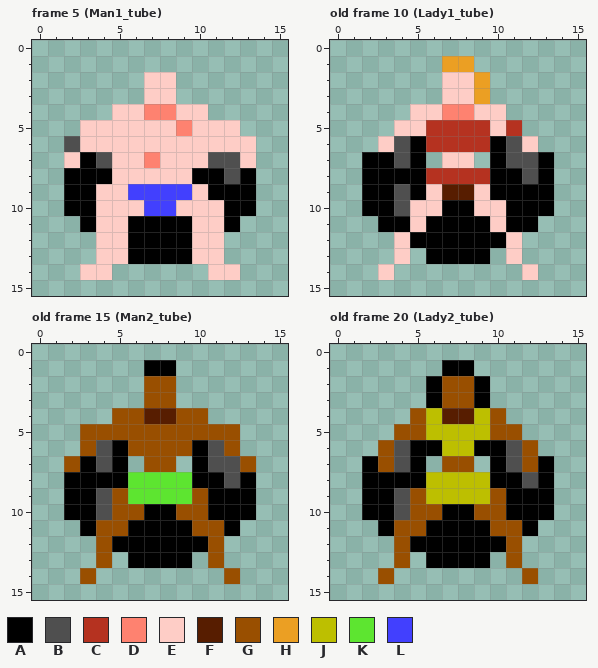
Pixel-art file, stored at art/characters/survivors_floating.aseprite. This is how it looked before the edit.
16x16 pixels, 40 frames. Shown: frame 5 (Man1_tube), old frame 10 (Lady1_tube), old frame 15 (Man2_tube), old frame 20 (Lady2_tube). The commit also changed other frames, which this record leaves out.
Visible layers, top first: "Layer 5", "Layer 4".
Palette (. is transparent): A #000000  B #4f4f4f  C #b53220  D #fe8270  E #fecdc6  F #571d00  G #994f00  H #eb9f23  J #bdbf00  K #5de530  L #4240fe
Pixels before, frame 5 (Man1_tube), first column x 2:
 2 .....EE.....
 3 .....EE.....
 4 ...EEDDEE...
 5 .EEEEEEDEEE.
 6 BEEEEEEEEEEE
 7 EABEEDEEEBBE
 8 AAAEEEEEAABA
 9 AAEELLLLEAAA
10 AAEEELLEEEAA
11 .AEEAAAAEEA.
12 ..EEAAAAEE..
13 ..EEAAAAEE..
14 .EE......EE.
Pixels before, old frame 10 (Lady1_tube), first column x 2:
 1 .....HH.....
 2 .....EEH....
 3 .....EEH....
 4 ...EEDDEE...
 5 ..EECCCCEC..
 6 .EBACCCCABE.
 7 AABA.EE.ABBA
 8 AAAACCCCAABA
 9 AABAEFFEAAAA
10 AABEEAAEEAAA
11 .AAEAAAAEAA.
12 ..EAAAAAAE..
13 ..E.AAAA.E..
14 .E........E.
Pixels before, old frame 15 (Man2_tube), first column x 2:
 1 .....AA.....
 2 .....GG.....
 3 .....GG.....
 4 ...GGFFGG...
 5 .GGGGGGGGGG.
 6 .GBAGGGGABG.
 7 GABA.GG.ABBG
 8 AAAAKKKKAABA
 9 AABGKKKKGAAA
10 AABGGAAGGAAA
11 .AGGAAAAGGA.
12 ..GAAAAAAG..
13 ..G.AAAA.G..
14 .G........G.
Pixels before, old frame 20 (Lady2_tube), first column x 2:
 1 .....AA.....
 2 ....AGGA....
 3 ....AGGA....
 4 ...GJFFJG...
 5 ..GGJJJJGG..
 6 .GBAAJJAABG.
 7 AGBA.GG.ABGA
 8 AAAAJJJJAABA
 9 AABGJJJJGAAA
10 AABGGAAGGAAA
11 .AGGAAAAGGA.
12 ..GAAAAAAG..
13 ..G.AAAA.G..
14 .G........G.
New version:
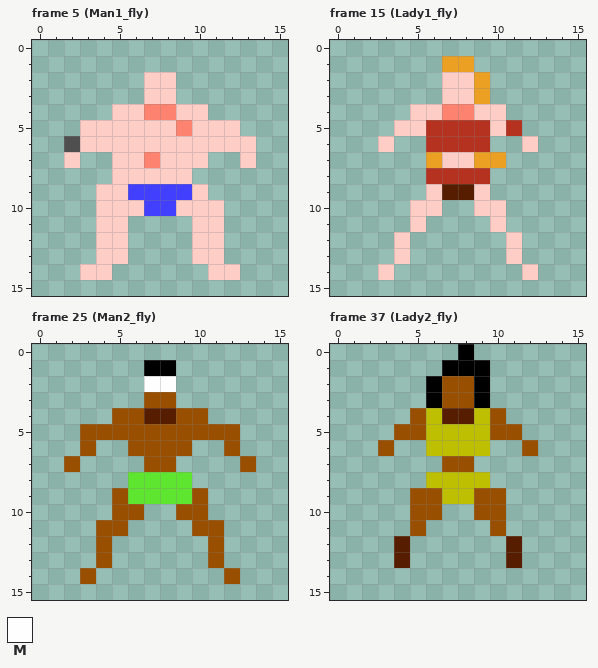
Colours new in this view: M #fefefe
From old to new:
frames 40 -> 74
layer "Flattened" added
layer "Layer 4" removed
layer "Layer 5" removed
Changed rows in their new state; - is an unchanged pixel.
Frame 5 (Man1_fly):
first column x 2:
 7 -..------..-
 8 ...-----....
 9 ..-------...
10 ..--------..
11 -.--....--.-
12 ----....----
13 ----....----
Frame 15 (Lady1_fly) against old frame 10 (Lady1_tube):
first column x 2:
 6 --..----..--
 7 ....H--HH...
 8 ....----....
 9 ....----....
10 ...--..--...
11 -..-....-..-
12 ---......---
13 ----....----
Frame 25 (Man2_fly) against old frame 15 (Man2_tube):
first column x 7:
 2 MM
first column x 2:
 6 --..----..--
 7 -...----...-
 8 ....----....
 9 ...------...
10 ...--..--...
11 -.--....--.-
12 ---......---
13 ----....----
Frame 37 (Lady2_fly) against old frame 20 (Lady2_tube):
first column x 8:
 0 A-
 1 -A
first column x 2:
 6 --..J--J..--
 7 ....----....
 8 ....----....
 9 ...-G--G-...
10 ...--..--...
11 -..-....-..-
12 --F......F--
13 --F-....-F--
14 -.--------.-
Pixel boxes of the changes (left, top, right, bottom) in both pictures:
erased: (64, 152, 256, 264)
changed: (362, 136, 554, 264)
changed: (144, 376, 176, 392)
erased: (64, 440, 256, 568)
added: (458, 344, 490, 376)
changed: (362, 440, 554, 584)
